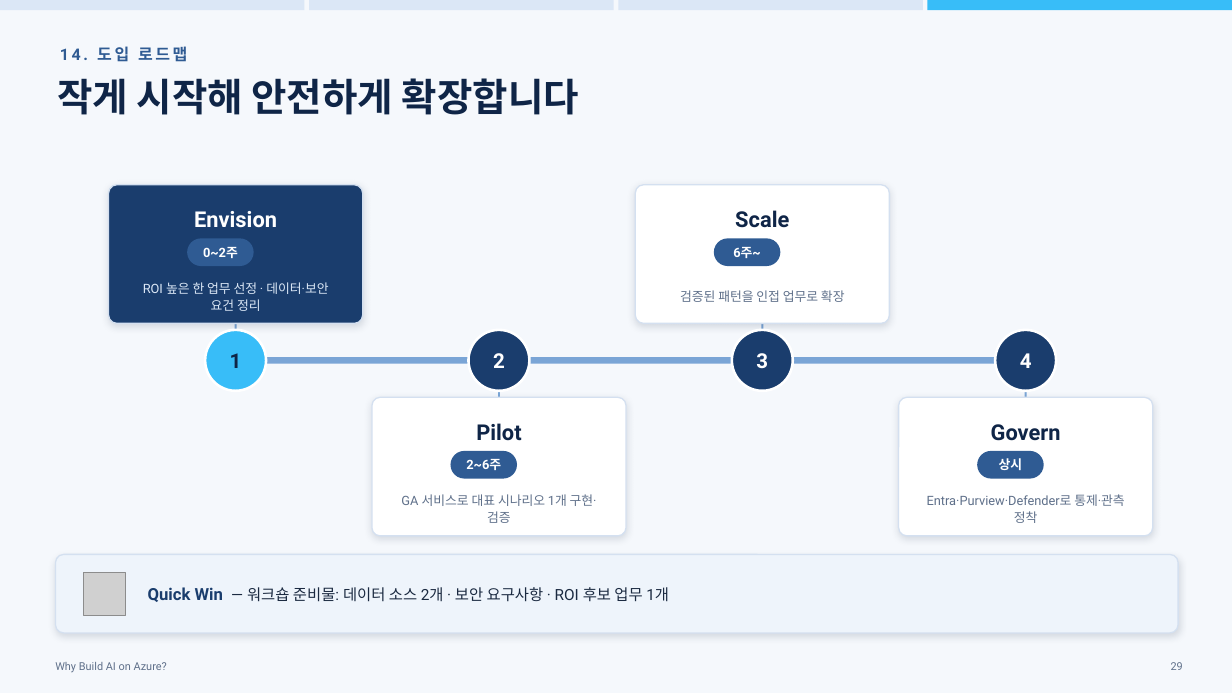
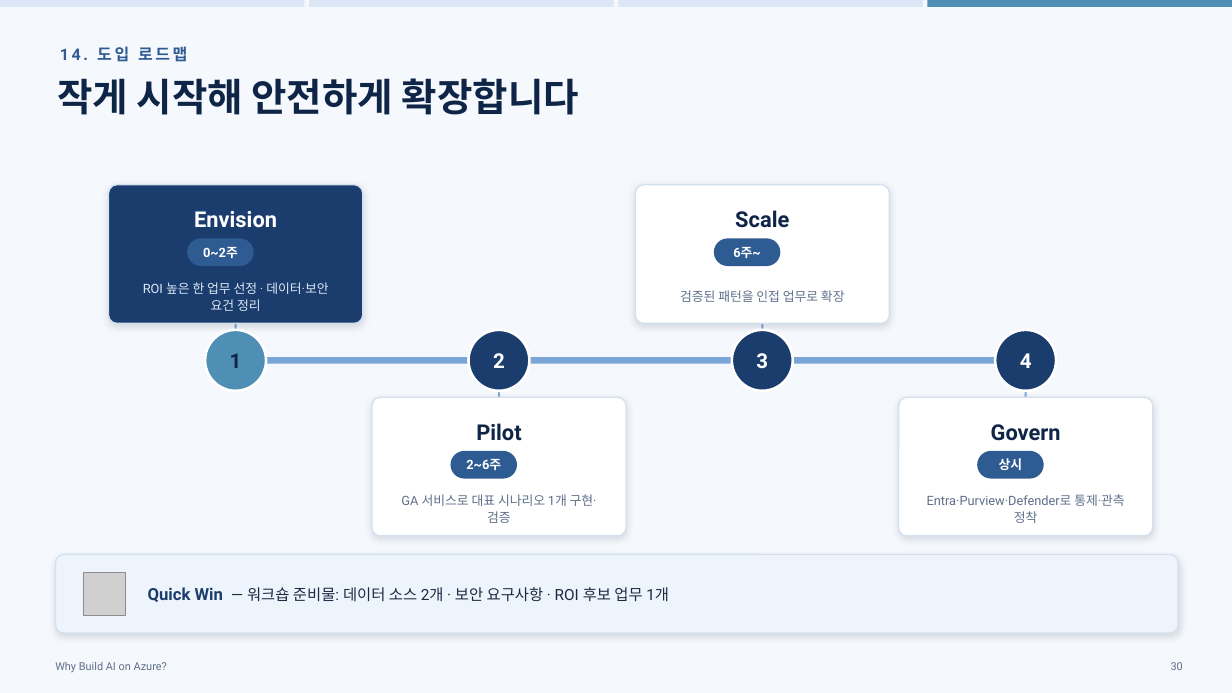
Before and after one commit to hijigoo/why-build-ai-on-azure, a slide deck: slide 30 of PROD-why-build-ai-on-azure.pptx (slide 29 before the commit). Drawn at 1232x693 pixels with LibreOffice and Linux fonts; fonts in the diff are those of the drawing; grey boxes stand for pictures. Boxes give left, top, right and bottom in pixels: in the first picture for what was removed or moved away, otherwise in the second. Text is boxed around its words. In the diff, an @@ line names an element or a change of style, - is before the commit and + after.

```diff
--- a/PROD-why-build-ai-on-azure.pptx
+++ b/PROD-why-build-ai-on-azure.pptx
@@ rectangle: place and size @@
-rectangle at [0,0,305,10]
+rectangle at [0,0,305,6]
@@ rectangle: place and size @@
-rectangle at [310,0,615,10]
+rectangle at [310,0,615,6]
@@ rectangle: place and size @@
-rectangle at [618,0,923,10]
+rectangle at [618,0,923,6]
@@ rectangle at [928,0,1232,6]: fill #38BDF8 to #4F8FB6 @@
@@ rectangle: place and size @@
-rectangle at [928,0,1232,10]
+rectangle at [928,0,1232,6]
@@ ellipse at [205,330,266,391]: fill #38BDF8 to #4F8FB6 @@
```
Also in this commit, not shown: 30 other slides changed, 1 slide added, 2 other files.
